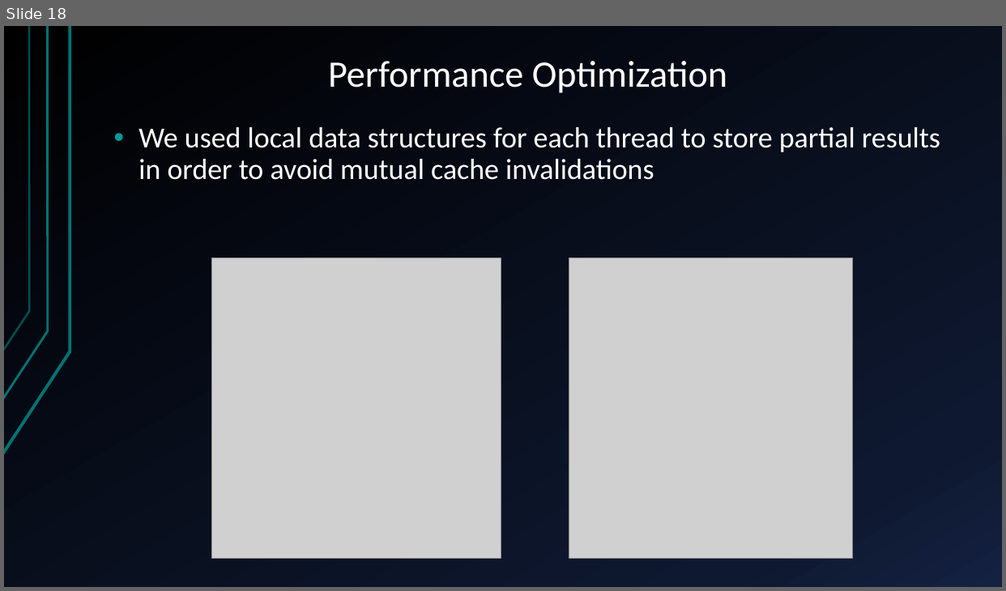
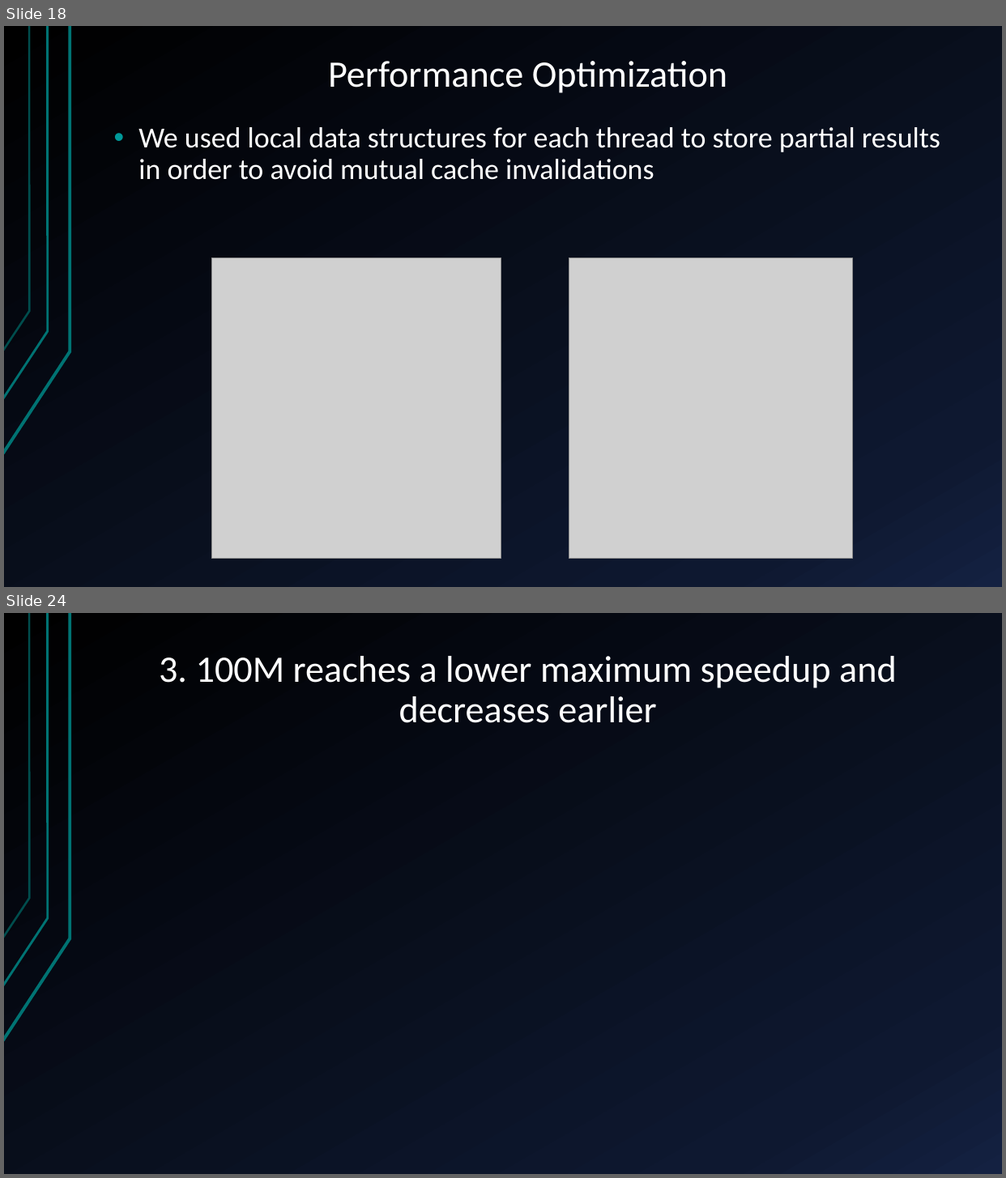
Before and after one commit to glmquint/K-Means-local, a slide deck: documentazione/presentazione.pptx. Shown one above the other, each under a label of ours: slide 18 before the commit, slides 18 and 24 after it; the slides between them are not shown. The pictures are 1006x591 and 1006x1178 pixels, drawn with LibreOffice and Linux fonts; fonts in the diff are those of the drawing; grey boxes stand for pictures; background and template pictures are left out. Boxes give left, top, right and bottom in pixels: in the first picture for what was removed or moved away, otherwise in the second. Text is boxed around its words. In the diff, an @@ line names an element or a change of style, - is before the commit and + after.

```diff
--- a/documentazione/presentazione.pptx
+++ b/documentazione/presentazione.pptx
@@ slide 24 added at (4,613,1002,1174), background gradient #000000 to #0F1931 to #142242; not listed: 3 template elements that a slide beside it also shows @@
@@ title added at (159,656,897,723), 36 pt, text #FFFFFF @@
+3. 100M reaches a lower maximum speedup and decreases earlier
```
Also in this commit, not shown: 2 slides changed, 3 other slides added, 17 other files.
